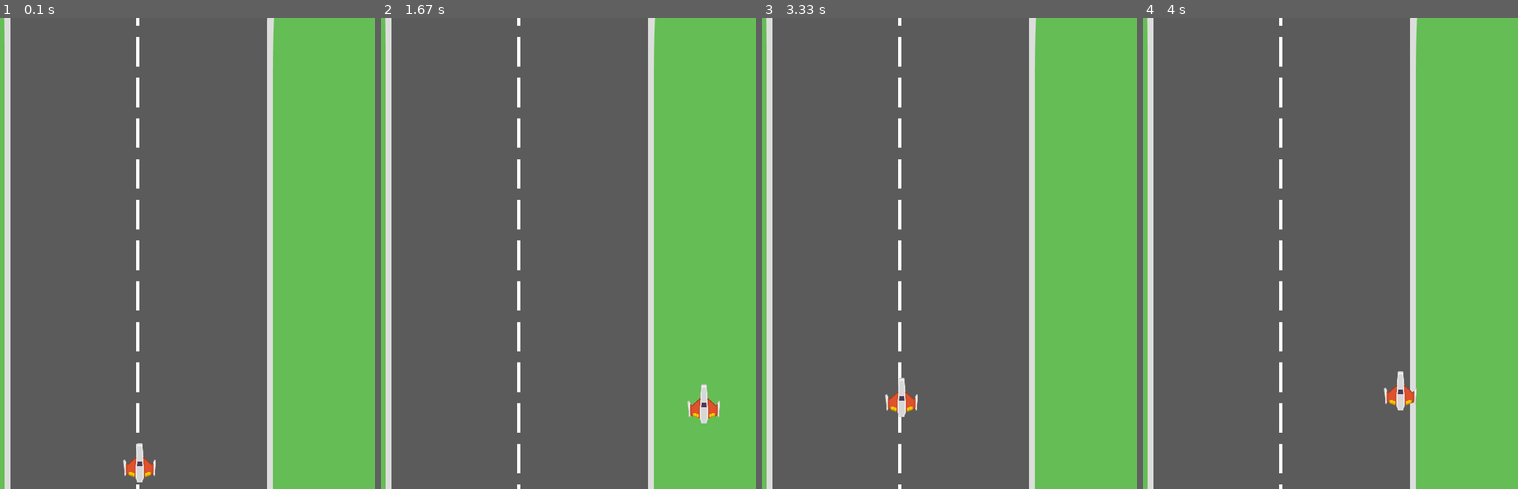
Above: before the commit, frames 1-4 (left to right).
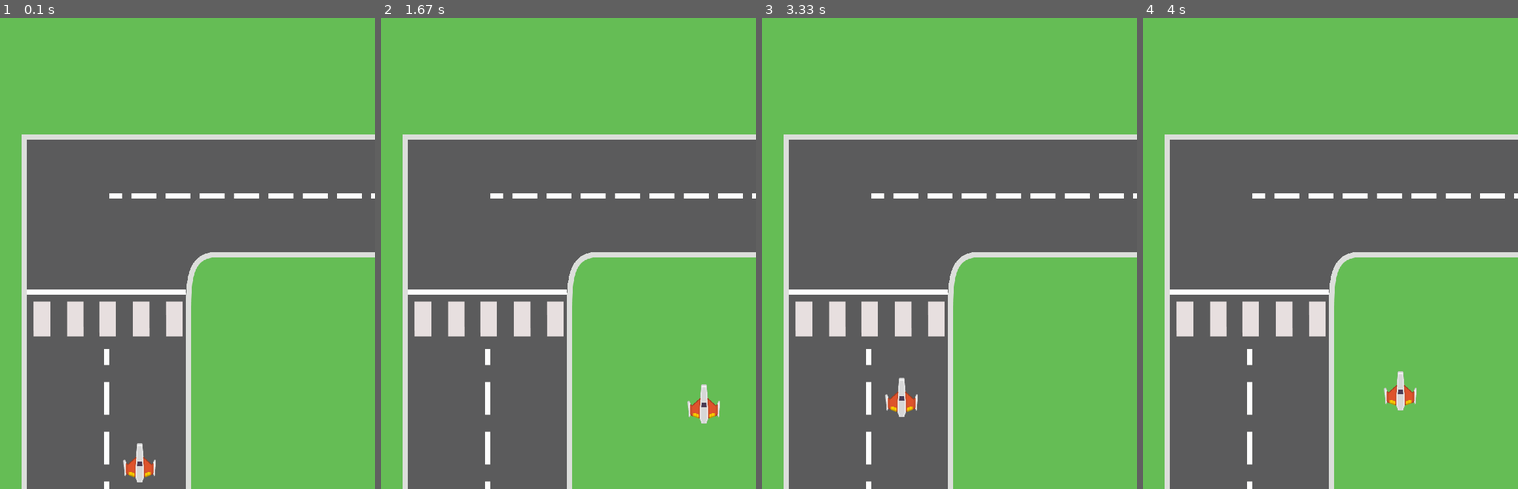
Above: after the commit, the same moments.

Repository: Danilo-C-Ramos/Pygame
Game: pygame game, started from Main.py
Same seed, same stepped clock (60 frames per second), same inputs: the game is played once before the commit and once after it.
Inputs:
- Up to frame 1 (0.1 s): no input
- Up to frame 2 (1.67 s): hold D 0.33-0.8 s; hold W 0.83-1.13 s; hold D 1.17-1.63 s
- Up to frame 3 (3.33 s): hold A 1.67-2.2 s; hold S 2.23-2.53 s; hold A 2.57-2.97 s; hold W from 3 s (still down)
- Up to frame 4 (4 s): release W at 3.37 s; hold D from 3.4 s (still down)

The runs differ from the first frame. In frame 1, 45% of the frame differs, in the area x 1-100%, y 0-100%; in frame 2, 45%; in frame 3, 45%; in frame 4, 45%.

Commit message:
Backgrounds variados

Diff:
--- a/Main.py
+++ b/Main.py
@@ -27,7 +27,7 @@
 player = Moto(assets)
 all_sprites.add(player)
 
-state = RETA
+state = RETA_D
 # ======== Loop Principal ========
 while state != FIM:
     clock.tick(FPS)
@@ -71,7 +71,21 @@
     #window.fill(BLACK)  # Preenche com a cor preta
     #window.blit(assets[BACKGROUND], (0, 0))
 
-    window.blit(assets[B_RETA], (0, 0))
+
+    if state == 1:
+        window.blit(assets[B_RETA], (0, 0))
+    elif state == 2:
+        window.blit(assets[B_RETA_E], (0, 0))
+    elif state == 3:
+        window.blit(assets[B_RETA_D], (0, 0))
+    elif state == 4:
+        window.blit(assets[B_DOIS_VE], (0, 0))
+    elif state == 5:
+        window.blit(assets[B_DOIS_VD], (0, 0))
+    elif state == 6:
+        window.blit(assets[B_DOIS_H], (0, 0))
+    elif state == 7:
+        window.blit(assets[B_TRES], (0, 0))
 
     paredes.draw(window)
     all_sprites.draw(window)
--- a/assets.py
+++ b/assets.py
@@ -59,9 +59,9 @@
 
 
     assets[B_DOIS_VE] = pygame.image.load(os.path.join(IMG_DIR, "b_dois_ve.png")).convert()
-    assets[B_RETA_D] = pygame.transform.scale(assets[B_DOIS_VE], (WIDTH, HEIGHT))
+    assets[B_DOIS_VE] = pygame.transform.scale(assets[B_DOIS_VE], (WIDTH, HEIGHT))
 
-    assets[G_DOIS_VE] = pygame.image.load(os.path.join(IMG_DIR, "g_reta_d.png")).convert_alpha()
+    assets[G_DOIS_VE] = pygame.image.load(os.path.join(IMG_DIR, "g_dois_ve.png")).convert_alpha()
     assets[G_DOIS_VE] = pygame.transform.scale(assets[G_DOIS_VE], (WIDTH, HEIGHT))
 
 
